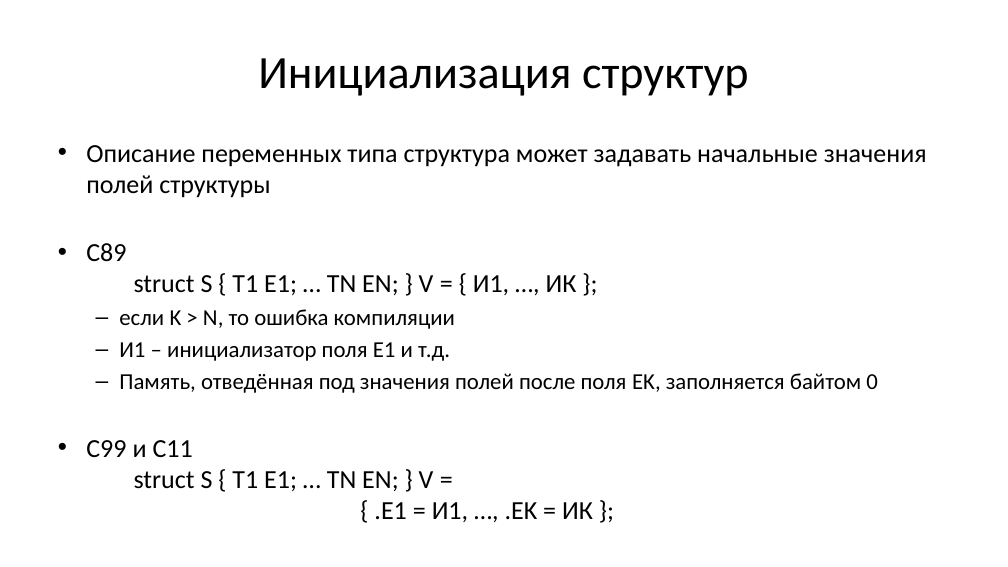
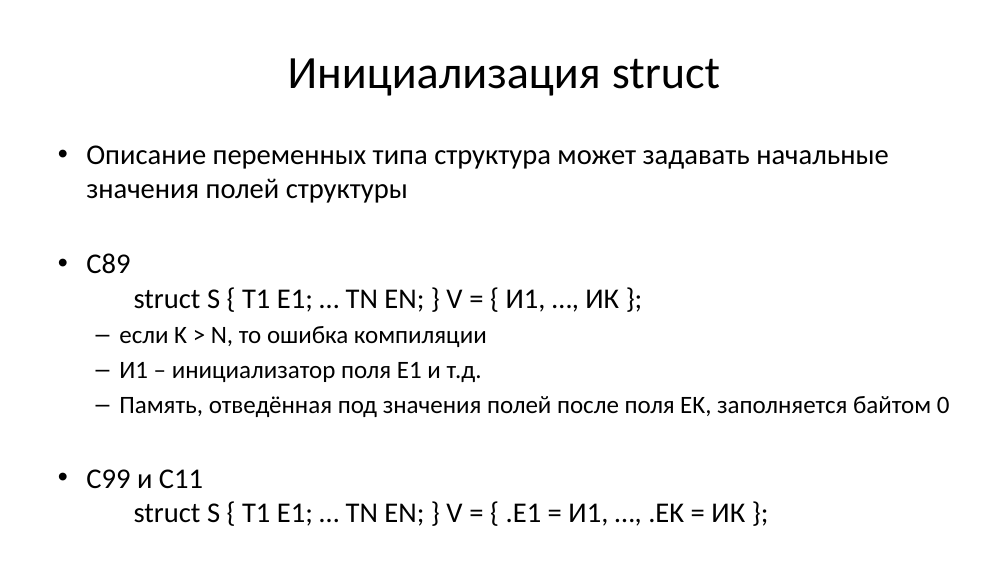
Before and after one commit to Evgueni-Petrov-aka-espetrov/Algorithms-and-Programming-in-C-pptx, a slide deck: slide 9 of 07 Структуры.pptx (slide 11 before the commit). Drawn at 1008x567 pixels with LibreOffice and Linux fonts; fonts in the diff are those of the drawing. Boxes give left, top, right and bottom in pixels: in the first picture for what was removed or moved away, otherwise in the second. Text is boxed around its words. In the diff, an @@ line names an element or a change of style, - is before the commit and + after.

```diff
--- a/07 Структуры.pptx
+++ b/07 Структуры.pptx
@@ title at (288,58,720,96): text changed @@
-Инициализация структур
+Инициализация struct
@@ text "Описание переменных типа структура может ..." at (86,145,950,523): size 24.8 to 27.2 pt in "Описание переменных типа структура может задавать начальные ...", "С89 struct S { T1 E1; … ...", "С99 и С11 struct S { T1 ..."; size 21.7 to 23.8 pt in "если K > N, то ошибка компиляции", "И1 – инициализатор поля Е1 и т.д.", "Память, отведённая под значения полей после поля ..." @@
```
Also in this commit, not shown: 8 other slides changed, 7 slides added, 6 slides removed.
